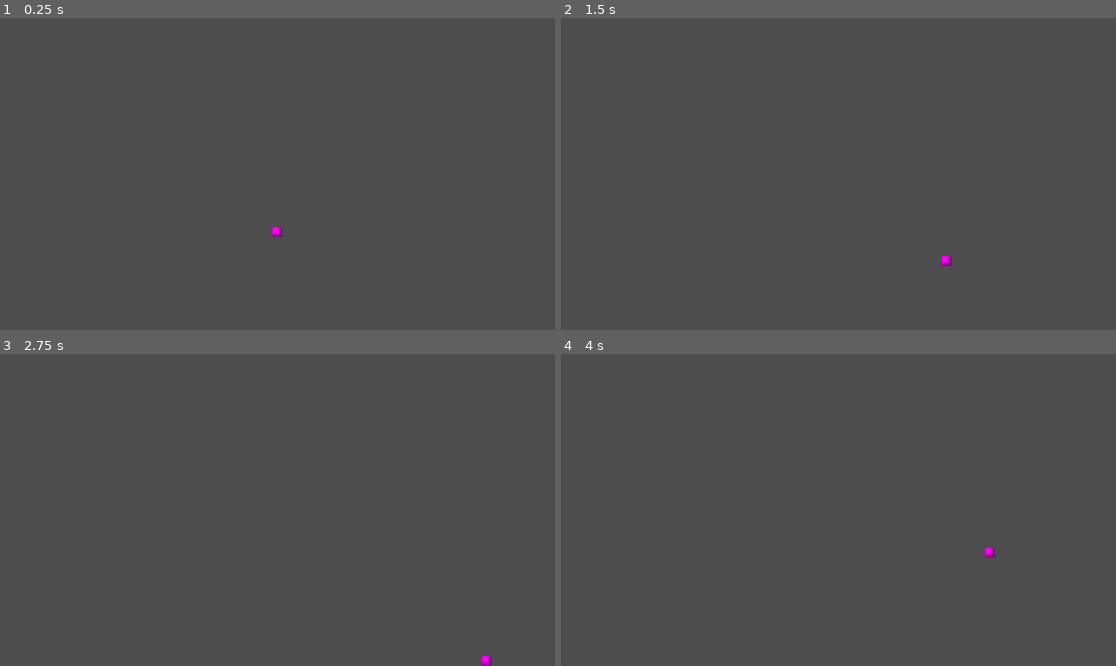
Above: before the commit, frames 1-4 (two rows, left to right).
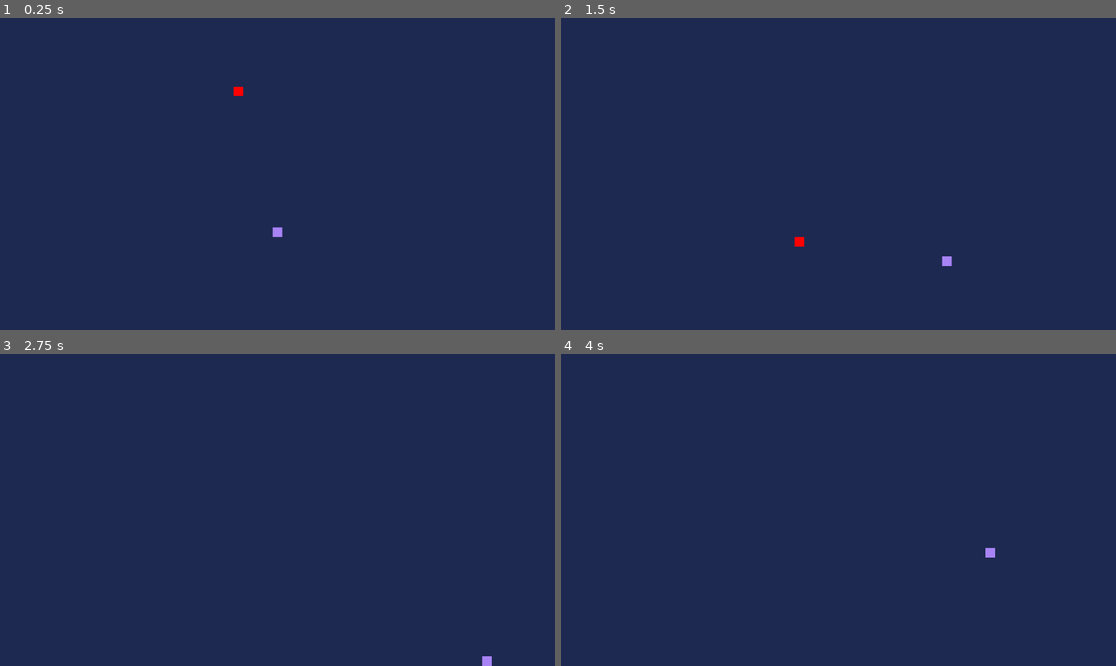
Above: after the commit, the same moments.

Repository: quistian241/Endurance-Game
Game: Godot game, scene res://Main_Game.tscn
Two runs of this game, one before a commit and one after it. Both use one fixed random seed, a clock stepped at 60 frames per second and the inputs below.
Inputs:
- Up to frame 1 (0.25 s): no input
- Up to frame 2 (1.5 s): hold D (right) 0.53-1.28 s; hold S (down) from 1.28 s (still down)
- Up to frame 3 (2.75 s): release S (down) at 2.03 s; hold D (right) from 2.03 s (still down)
- Up to frame 4 (4 s): release D (right) at 2.78 s; hold W (up) 2.78-3.53 s; hold A (left) from 3.53 s (still down)

The runs differ from the first frame. In frame 1, 100% of the frame differs, in the area x 0-100%, y 0-100%; in frame 2, 100%; in frame 3, 100%; in frame 4, 100%.

Commit message:
Modified textures added falling object

Diff:
--- a/Main_Game.tscn
+++ b/Main_Game.tscn
@@ -1,6 +1,7 @@
-[gd_scene load_steps=6 format=3 uid="uid://2mv5chmafkrj"]
+[gd_scene load_steps=7 format=3 uid="uid://2mv5chmafkrj"]
 
 [ext_resource type="PackedScene" uid="uid://diwbxsup6gdfy" path="res://main_character.tscn" id="1_ljyvl"]
+[ext_resource type="PackedScene" uid="uid://bljgcf6eyalny" path="res://falling_obstacle.tscn" id="2_lxoxe"]
 
 [sub_resource type="WorldBoundaryShape2D" id="WorldBoundaryShape2D_lxoxe"]
 normal = Vector2(0, 1)
@@ -13,30 +14,35 @@
 
 [sub_resource type="WorldBoundaryShape2D" id="WorldBoundaryShape2D_24er3"]
 
-[node name="Node" type="Node"]
+[node name="Node" type="Node2D"]
+y_sort_enabled = true
 
-[node name="TextureRect" type="TextureRect" parent="."]
-offset_right = 1152.0
-offset_bottom = 649.0
+[node name="Game Screen" type="ColorRect" parent="."]
+offset_right = 1153.0
+offset_bottom = 648.0
+color = Color(0.113725, 0.160784, 0.317647, 1)
 
-[node name="Camera2D" type="Camera2D" parent="."]
+[node name="Camera2D" type="Camera2D" parent="Game Screen"]
 position = Vector2(576, 324)
 
-[node name="CharacterBody2D" parent="." instance=ExtResource("1_ljyvl")]
-position = Vector2(576, 445)
+[node name="Game Boundaries" type="StaticBody2D" parent="Game Screen"]
 
-[node name="StaticBody2D" type="StaticBody2D" parent="."]
-
-[node name="Top Barrier" type="CollisionShape2D" parent="StaticBody2D"]
+[node name="Top Barrier" type="CollisionShape2D" parent="Game Screen/Game Boundaries"]
 shape = SubResource("WorldBoundaryShape2D_lxoxe")
 
-[node name="Left Barrier" type="CollisionShape2D" parent="StaticBody2D"]
+[node name="Left Barrier" type="CollisionShape2D" parent="Game Screen/Game Boundaries"]
 shape = SubResource("WorldBoundaryShape2D_ljyvl")
 
-[node name="Right Barrier" type="CollisionShape2D" parent="StaticBody2D"]
+[node name="Right Barrier" type="CollisionShape2D" parent="Game Screen/Game Boundaries"]
 position = Vector2(1152, 648)
 shape = SubResource("WorldBoundaryShape2D_aw5v0")
 
-[node name="Bottom Barrier" type="CollisionShape2D" parent="StaticBody2D"]
+[node name="Bottom Barrier" type="CollisionShape2D" parent="Game Screen/Game Boundaries"]
 position = Vector2(1152, 648)
 shape = SubResource("WorldBoundaryShape2D_24er3")
+
+[node name="main_character" parent="." instance=ExtResource("1_ljyvl")]
+position = Vector2(576, 445)
+
+[node name="falling_obstacle" parent="." instance=ExtResource("2_lxoxe")]
+position = Vector2(495, 90)
--- /dev/null
+++ b/falling_obstacle.gd
@@ -0,0 +1,15 @@
+extends CharacterBody2D
+
+const FALL_VELOCITY = 250.0
+const MAX_FALL_DIST = 700.0
+var travelled_distance = 0
+var gravity = ProjectSettings.get_setting("physics/2d/default_gravity")
+
+func _physics_process(delta):
+	#velocity.y += gravity * delta
+	velocity.y = FALL_VELOCITY
+	move_and_slide()
+
+	travelled_distance += FALL_VELOCITY * delta
+	if travelled_distance > MAX_FALL_DIST:
+		queue_free()
--- /dev/null
+++ b/falling_obstacle.tscn
@@ -0,0 +1,21 @@
+[gd_scene load_steps=4 format=3 uid="uid://bljgcf6eyalny"]
+
+[ext_resource type="Script" uid="uid://dd4bdyyvp28br" path="res://falling_obstacle.gd" id="1_cbvoo"]
+
+[sub_resource type="CanvasTexture" id="CanvasTexture_oahct"]
+
+[sub_resource type="CircleShape2D" id="CircleShape2D_cbvoo"]
+
+[node name="falling_obstacle" type="CharacterBody2D"]
+scale = Vector2(1, 0.982089)
+collision_layer = 2
+collision_mask = 2
+script = ExtResource("1_cbvoo")
+
+[node name="Sprite2D" type="Sprite2D" parent="."]
+modulate = Color(1, 0, 0, 1)
+scale = Vector2(20, 20)
+texture = SubResource("CanvasTexture_oahct")
+
+[node name="CollisionShape2D" type="CollisionShape2D" parent="."]
+shape = SubResource("CircleShape2D_cbvoo")
--- a/main_character.gd
+++ b/main_character.gd
@@ -1,20 +1,12 @@
 extends CharacterBody2D
 
 const SPEED = 300.0
+#const FRICTION = 30.0 ## friction was troublesome to add
 var moveDirection = Vector2.ZERO
 
+# Could do a WASD controls as well as follow the mouse movement controls
 func _physics_process(delta):
 	moveDirection = Input.get_vector("left", "right", "up", "down")
+	moveDirection.normalized()
 	velocity = moveDirection * SPEED
-	#if moveDirection:
-		#velocity = moveDirection
-	#else:
-		#velocity = Vector2.ZERO
 	move_and_slide()
-
-	#var direction = Input.get_axis("left", "right")
-	#if direction:
-		#velocity.x = direction * SPEED
-	#else:
-		#velocity.x = move_toward(velocity.x, 0, 20)
-	#move_and_slide()
--- a/main_character.tscn
+++ b/main_character.tscn
@@ -1,19 +1,29 @@
-[gd_scene load_steps=4 format=3 uid="uid://diwbxsup6gdfy"]
+[gd_scene load_steps=5 format=3 uid="uid://diwbxsup6gdfy"]
 
 [ext_resource type="Script" uid="uid://bmd1yclahdewc" path="res://main_character.gd" id="1_48ufq"]
 
-[sub_resource type="PlaceholderTexture2D" id="PlaceholderTexture2D_f3njc"]
+[sub_resource type="CanvasTexture" id="CanvasTexture_48ufq"]
 
 [sub_resource type="CircleShape2D" id="CircleShape2D_f3njc"]
 
-[node name="CharacterBody2D" type="CharacterBody2D"]
+[sub_resource type="CircleShape2D" id="CircleShape2D_48ufq"]
+
+[node name="main_character" type="CharacterBody2D"]
 motion_mode = 1
 script = ExtResource("1_48ufq")
 
 [node name="Sprite2D" type="Sprite2D" parent="."]
+modulate = Color(0.658824, 0.513726, 0.960784, 1)
 position = Vector2(4.76837e-07, -2.38419e-07)
 scale = Vector2(20, 20)
-texture = SubResource("PlaceholderTexture2D_f3njc")
+texture = SubResource("CanvasTexture_48ufq")
 
 [node name="CollisionShape2D" type="CollisionShape2D" parent="."]
 shape = SubResource("CircleShape2D_f3njc")
+
+[node name="HurtBox" type="Area2D" parent="."]
+collision_layer = 2
+collision_mask = 2
+
+[node name="CollisionShape2D" type="CollisionShape2D" parent="HurtBox"]
+shape = SubResource("CircleShape2D_48ufq")
Not shown, added: falling_obstacle.gd.uid
Not shown, added: imported/Brown.png-150dcd85596b8e4cffe30274d1cab3fe.ctex.uid
Not shown, added: imported/Cherries.png-e71be6149781b6379cb0a20bba7415c5.ctex.uid
Not shown, added: imported/Double Jump (32x32).png-1a6a61ce76caaf47dc5148a5f4e3d66e.ctex.uid
Not shown, added: imported/End (Idle).png-387af11c9537f00eab43f14e3ccc1c3d.ctex.uid
Not shown, added: imported/Fall (32x32).png-8f616bf27f9394cb6194389f95aa54ad.ctex.uid
Not shown, added: imported/Green.png-a73a03d0a1febdb864b00265fc9002a0.ctex.uid
Not shown, added: imported/Idle (32x32).png-eab6f8bc6cc3e2ad30a389b322c823ee.ctex.uid
Not shown, added: imported/Jump (32x32).png-91bf01789c567d31f5c28cd22911709b.ctex.uid
Not shown, added: imported/Off.png-b8276368acb6748e34109c922b2f2d5d.ctex.uid
Not shown, added: imported/On (38x38).png-b8c1a51c8c0850eb269e86746a097b7c.ctex.uid
Not shown, added: imported/Run (32x32).png-448439aeb8095dde0c51c1fbc2bea5a9.ctex.uid
(and 32 more such lines)
